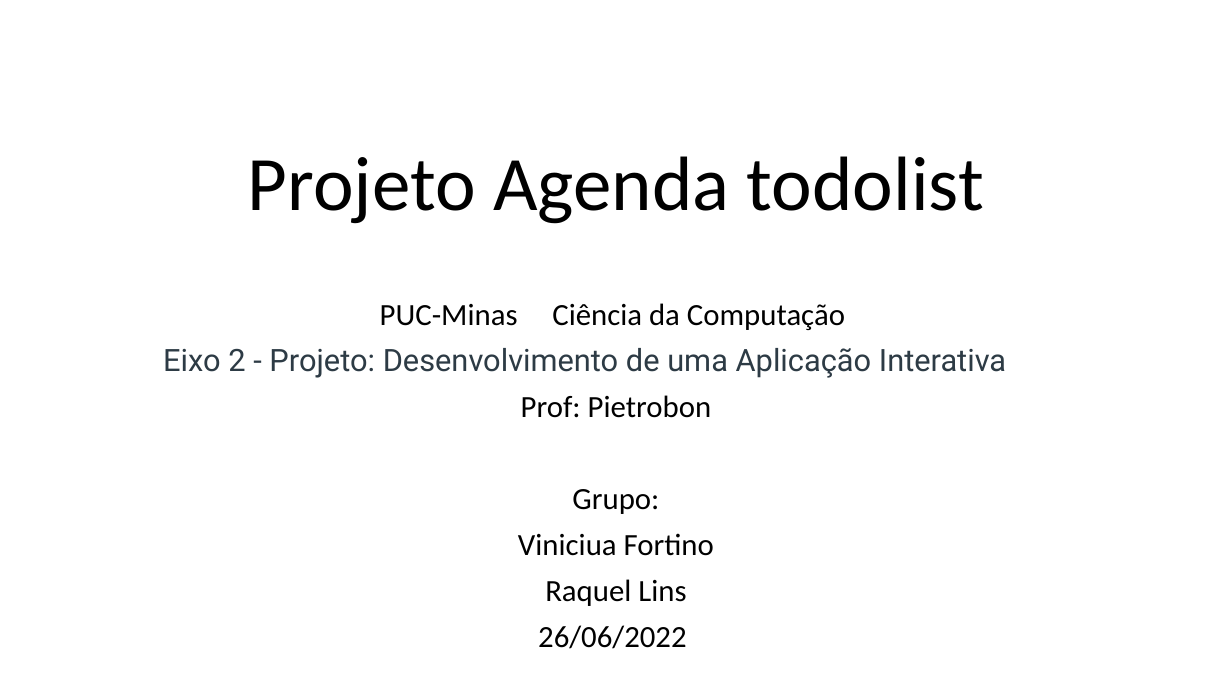
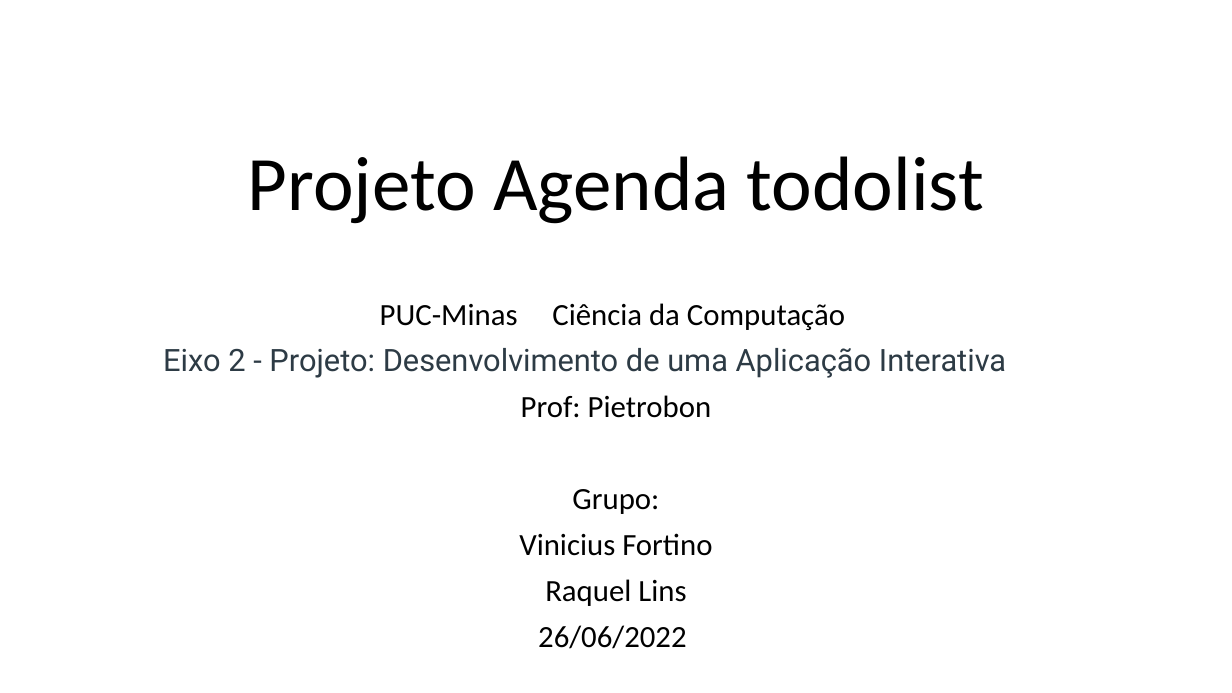
Before and after one commit to ICEI-PUC-Minas-PMV-ADS/pmv-ads-2022-1-e2-proj-int-t3-agenda-todolist, a slide deck: slide 1 of presentation/ADS_ApresentaçãoFinal.pptx. Drawn at 1232x693 pixels with LibreOffice and Linux fonts; fonts in the diff are those of the drawing. Boxes give left, top, right and bottom in pixels: in the first picture for what was removed or moved away, otherwise in the second. Text is boxed around its words. In the diff, an @@ line names an element or a change of style, - is before the commit and + after.

Commit message:
finalizado

```diff
--- a/presentation/ADS_ApresentaçãoFinal.pptx
+++ b/presentation/ADS_ApresentaçãoFinal.pptx
@@ subtitle at [519, 533, 712, 556]: text changed @@
-Viniciua Fortino
+Vinicius Fortino
```
